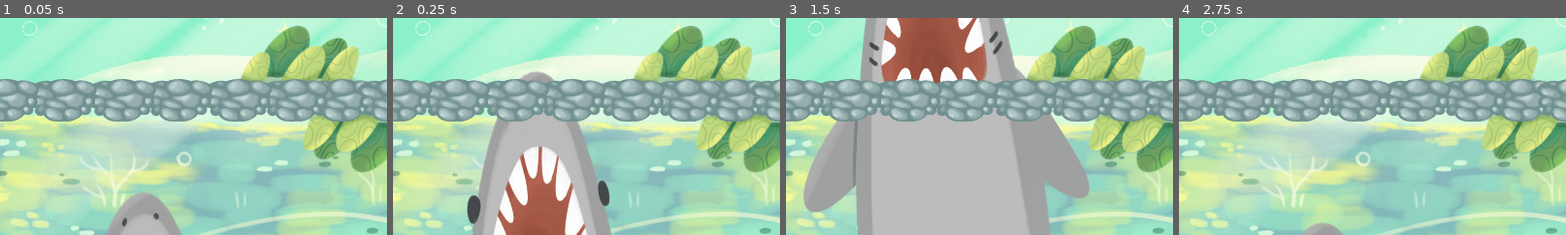
Above: before the commit, frames 1-4 (left to right).
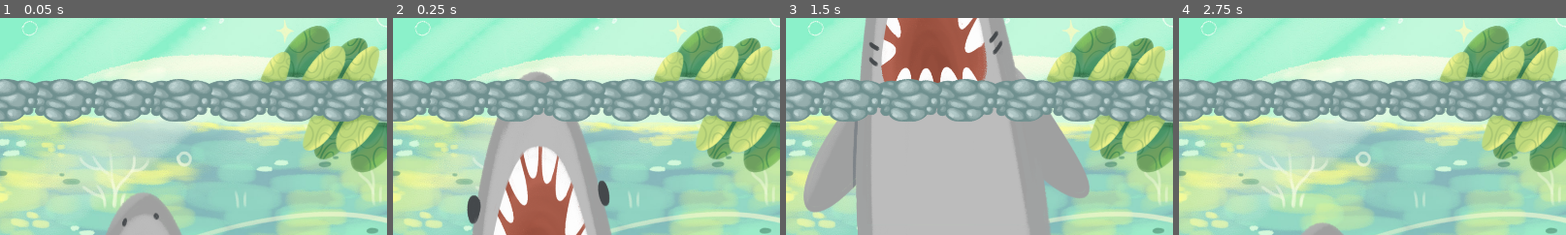
Above: after the commit, the same moments.

Repository: FedeAdra25/gamejam2025
Game: Godot game, scene res://levels/3_level.tscn
Same seed, same stepped clock (60 frames per second), same inputs: the game is played once before the commit and once after it. This scene is started directly instead of the project's main scene. The engine's default icon, where the game draws it, is replaced by a stand-in: a white triangle on a blue panel in a dark square.
Inputs (mouse positions are % of the whole screen's width and height, from its top left):
- Up to frame 1 (0.05 s): no input
- Up to frame 2 (0.25 s): no input
- Up to frame 3 (1.5 s): move the mouse to (72, 45) at 0.52 s; hold D (right) from 0.53 s (still down); click (72, 45) at 0.67 s; tap Space (jump) at 0.77 s; move the mouse to (30, 55) at 1.27 s
- Up to frame 4 (2.75 s): tap Space (jump) at 1.52 s; move the mouse to (60, 28) at 2.02 s; release D (right) at 2.03 s; hold A (left) from 2.03 s (still down)
The pictures show only the part of the screen within x 42-92%, y 47-97%; the shares and areas given below are measured in that part.

The runs differ from the first frame. In frame 1, 5.8% of the frame differs, in the area x 62-98%, y 3-30%; in frame 2, 5.8%; in frame 3, 5.8%; in frame 4, 5.8%.

Commit message:
corrected sponge

Diff:
--- a/bombon/levels/3_level.tscn
+++ b/bombon/levels/3_level.tscn
@@ -239,7 +239,7 @@
 position = Vector2(184, 1017)
 
 [node name="Sponge" parent="." instance=ExtResource("8_jo6lq")]
-position = Vector2(1559, 594)
+position = Vector2(1609, 594)
 rotation = -0.0544933
 scale = Vector2(0.931402, 0.632343)
 
